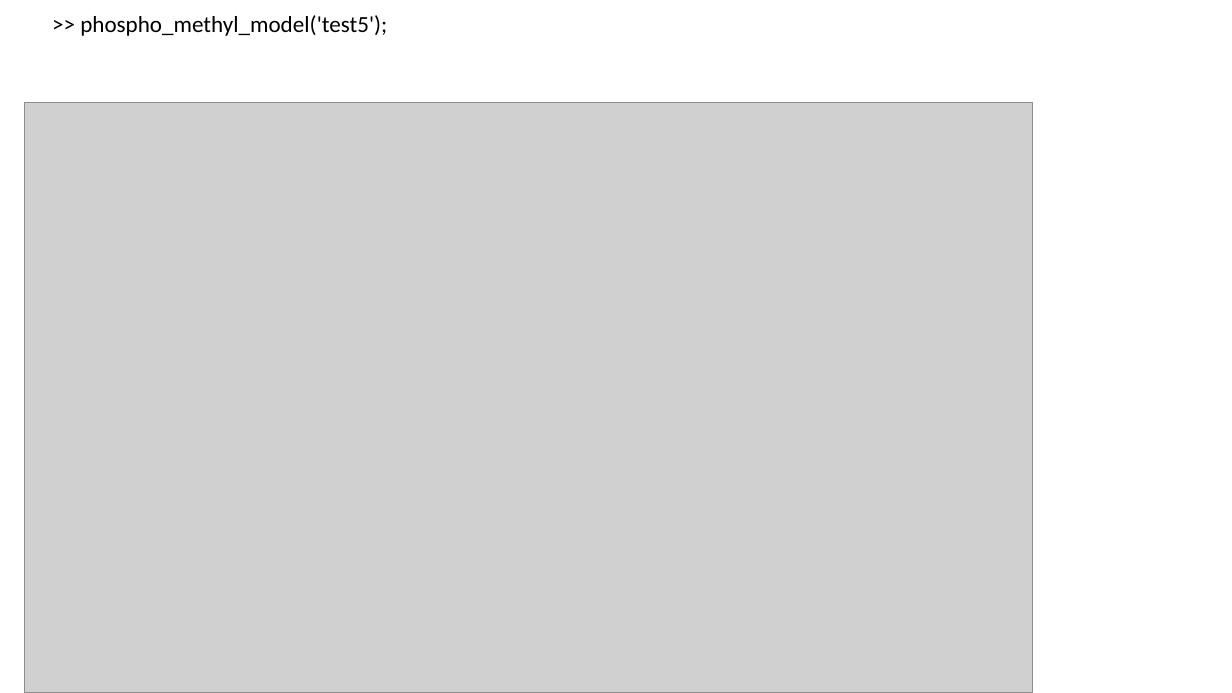
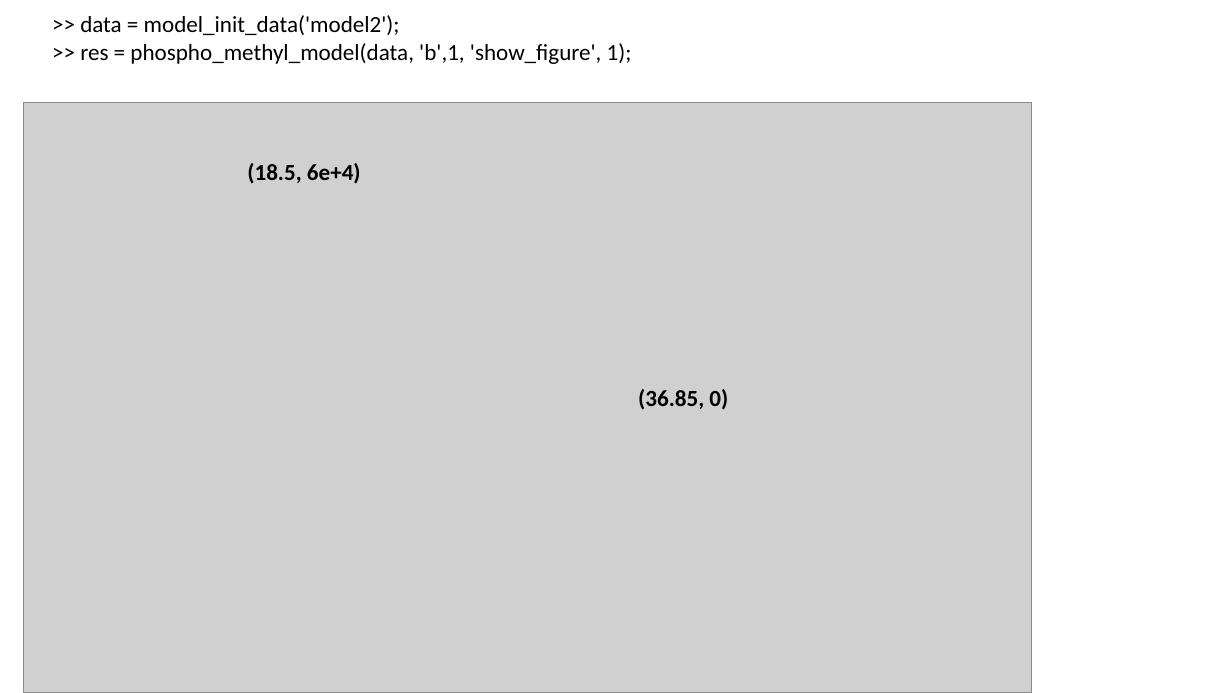
Before and after one commit to lu6007/fluocell, a slide deck: slide 7 of app/model/result_0211_2017.pptx. Drawn at 1232x693 pixels with LibreOffice and Linux fonts; fonts in the diff are those of the drawing; grey boxes stand for pictures. Boxes give left, top, right and bottom in pixels: in the first picture for what was removed or moved away, otherwise in the second. Text is boxed around its words. In the diff, an @@ line names an element or a change of style, - is before the commit and + after.

```diff
--- a/app/model/result_0211_2017.pptx
+++ b/app/model/result_0211_2017.pptx
@@ text at (x1=80, y1=15, x2=632, y2=64): text changed @@
->> phospho_methyl_model('test5');
+>> data = model_init_data('model2');
+>> res = phospho_methyl_model(data, 'b',1, 'show_figure', 1);
@@ text added at (x1=247, y1=163, x2=361, y2=184), 18 pt, text #000000, bold @@
+(18.5, 6e+4)
@@ text added at (x1=638, y1=389, x2=728, y2=410), 18 pt, text #000000, bold @@
+(36.85, 0)
```
Also in this commit, not shown: 2 other slides changed, 1 slide added, 29 other files.
